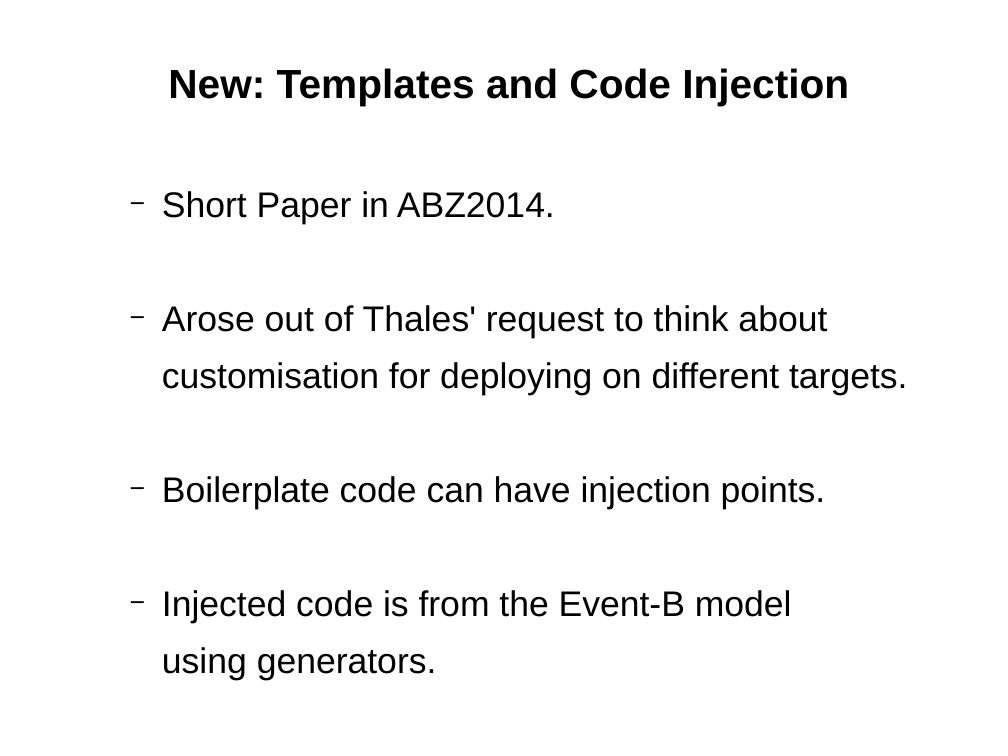
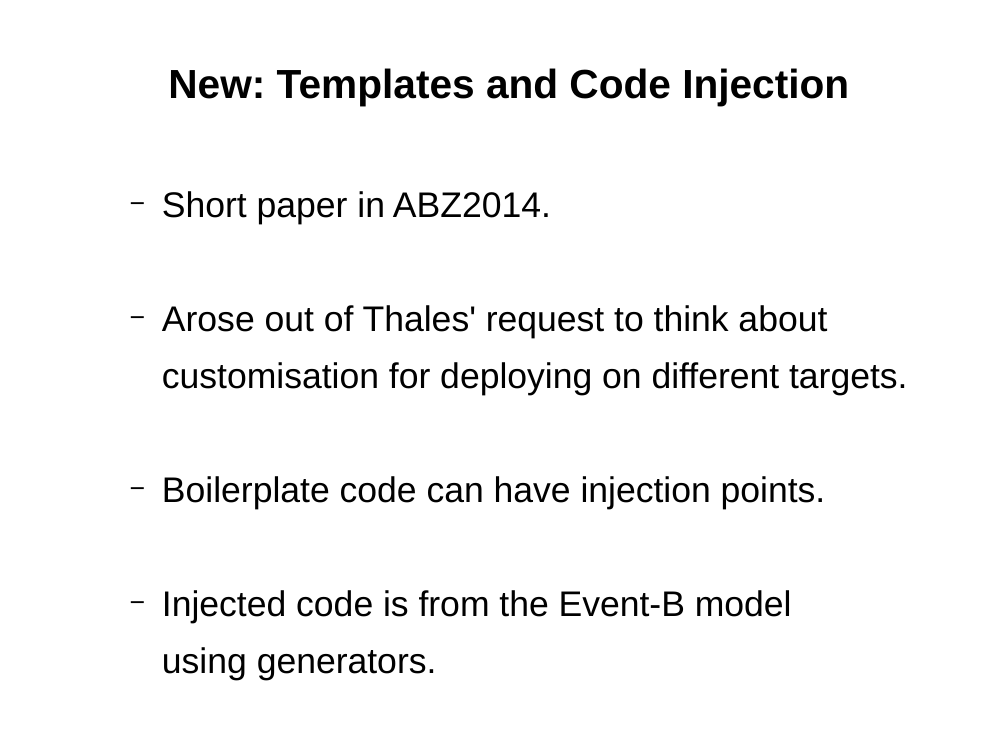
Before and after one commit to weetmuts/rodin-b-sharp-iUML_B_Utils, a slide deck: slide 6 of work/store/Writing/RUDW2014(accepted)/presentation/RUDW2014presentation.odp. Drawn at 1008x756 pixels with LibreOffice and Linux fonts; fonts in the diff are those of the drawing. Boxes give left, top, right and bottom in pixels: in the first picture for what was removed or moved away, otherwise in the second. Text is boxed around its words. In the diff, an @@ line names an element or a change of style, - is before the commit and + after.

```diff
--- a/work/store/Writing/RUDW2014(accepted)/presentation/RUDW2014presentation.odp
+++ b/work/store/Writing/RUDW2014(accepted)/presentation/RUDW2014presentation.odp
@@ text at [162, 191, 551, 224]: text changed @@
-  − Short Paper in ABZ2014.
+  − Short paper in ABZ2014.
```
Also in this commit, not shown: 5 other slides changed, 11 other files.
